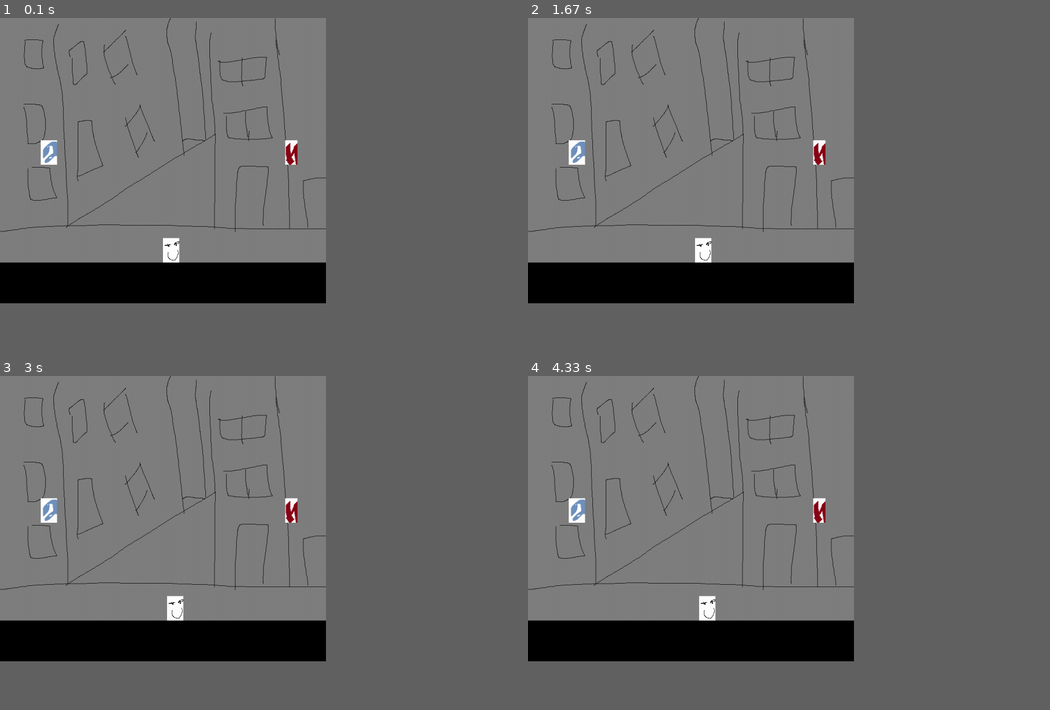
Above: before the commit, frames 1-4 (two rows, left to right).
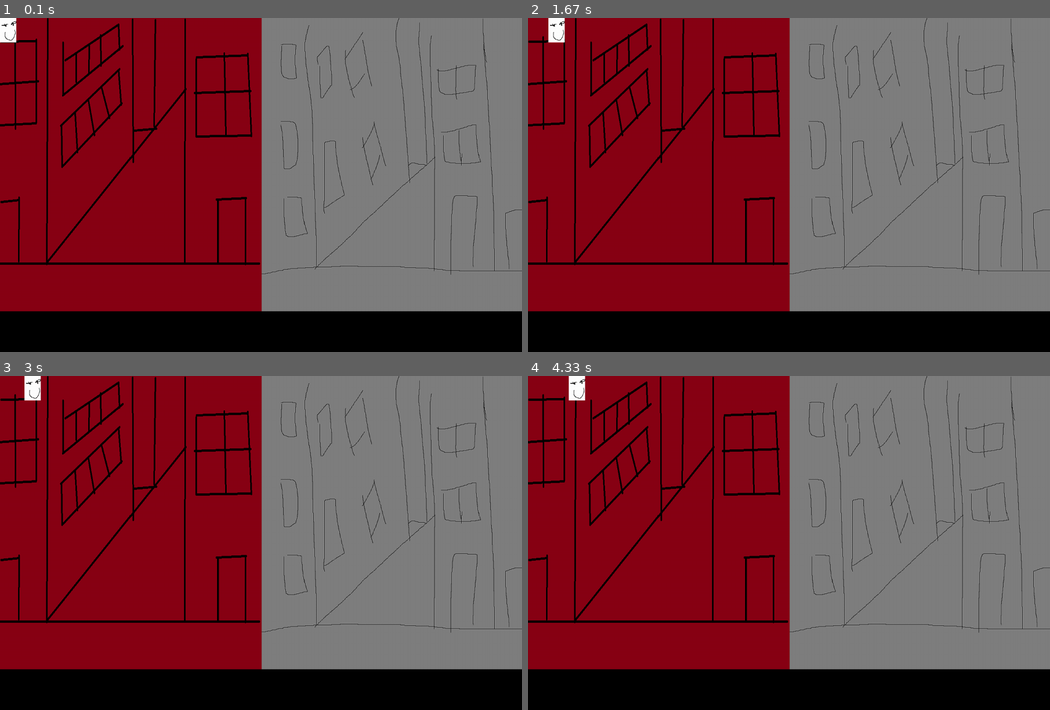
Above: after the commit, the same moments.

Repository: kbrakke/Rachels_Game
Game: pygame game, started from Game.py
The game is run twice, just before and just after one commit, with the same random seed, the same clock (stepped at 60 frames per second) and the same inputs.
Inputs:
- Up to frame 1 (0.1 s): no input
- Up to frame 2 (1.67 s): hold Right 0.33-0.8 s; hold Right 0.83-1.3 s; hold Left from 1.33 s (still down)
- Up to frame 3 (3 s): release Left at 1.87 s; hold Left 1.9-2.3 s; hold Right 2.33-2.97 s
- Up to frame 4 (4.33 s): hold Left 3-3.47 s; hold Right 3.5-3.97 s; hold Right from 4 s (still down)
In our replay, the window is 562x492 before the commit and 900x576 after it. These sizes can differ from the game's own. Grey fills any space a smaller window leaves; there, only what the larger window draws over its background counts as a difference.

The runs differ from the first frame. In frame 1, 59% of the frame differs, in the area x 0-100%, y 0-100%; in frame 2, 59%; in frame 3, 59%; in frame 4, 59%.

Commit message:
Major game updates
Lots of good stuff

Diff:
--- a/Game.py
+++ b/Game.py
@@ -1,50 +1,27 @@
 import pygame, sys
+
+WIN_WIDTH = 1280
+WIN_HEIGHT = 720
+HALF_WIDTH = int(WIN_WIDTH / 2)
+HALF_HEIGHT = int(WIN_HEIGHT / 2)
 
 class PythonGame:
     def __init__(self):
         #Dictionary of potential background images
-        self.backgrounds = {}
-        self.scenes = {}
-        self.interactive = {}
-        #TODO: self.npcs{}
+        self.screen = pygame.display.set_mode((WIN_WIDTH, WIN_HEIGHT+100))
+        self.player = Player(pygame.image.load('persontest.png').convert())
+        self.scene = Scene(pygame.image.load('testbglong1.png'), None, None)
 
-        pygame.init()
-        self.screen = pygame.display.set_mode((800, 700))
-        self.player = Item(pygame.image.load('persontest.png').convert(), 40, 60, 400, 540)
-        #Give the player his list of images
-        #self.player['default'] = pygame.image.load('persontest.png').convert()
-        #Initialize the background list
-        #self.backgrounds["grey_street"] = pygame.image.load('teststreet1.png').convert()
-        #self.backgrounds["red_street"] = pygame.image.load('teststreet2.png').convert()
-        #self.screen.blit(self.backgrounds["grey_street"], (0, 0))
-        self.scenes["scene1"] = Scene(pygame.image.load('teststreet1.png').convert(),
-                                      [Item(pygame.image.load('testitem1.png').convert(),
-                                            30,
-                                            60,
-                                            700,
-                                            300),
-                                       Item(pygame.image.load('testitem2.png').convert(),
-                                            40,
-                                            60,
-                                            100,
-                                            300)],
-                                      800,
-                                      600)
-        self.currentScene = "scene1"
-        self.scenes[self.currentScene].draw(self.screen)
-
-    def _update(self, movement):
-        #player_rect = pygame.Rect(self.player_pos, self.player_height, 40, 60)
-        #self.screen.blit(self.backgrounds["grey_street"], player_rect, player_rect)
-        #self.screen.blit(self.player['default'], player_rect.move(movement, 0))
-        #self.player_pos += movement
-        self.player.move(movement, 0, self.screen, self.scenes[self.currentScene].background)
+    def update(self, movement):
+        self.player.move(movement, 0)
+        self.scene.draw(self.screen)
+        self.player.draw(self.screen)
         pygame.display.update()
         pygame.time.delay(100)
 
-    def _run(self):
+    def run(self):
+        movement = 0
         while 1:
-            movement = 0
             for event in pygame.event.get():
                 if event.type == pygame.KEYDOWN:
                     if event.key == pygame.K_ESCAPE:
@@ -54,35 +31,35 @@
                         movement = -10
                     if event.key == pygame.K_RIGHT:
                         movement = 10
-                #if event.type == pygame.KEYUP:
-                #    movement = 0
-                #else:
-                #    movement = 0
-                self._update(movement)
-            #print('EVENT: '+str(event))
+                if event.type == pygame.KEYUP:
+                    movement = 0
+            self.update(movement)
 
 
 
-class Scene:
-    def __init__(self, background, items, width, height):
+class Scene(object):
+    def __init__(self, background, items, npcs):
         self.background = background
         self.items = items
-        self.width = width
-        self.height = height
+        self.npcs = npcs
+        self.rect = (0,0, 1280, 720)
     def draw(self, screen):
-        screen.blit(self.background, (0,0))
-        for item in self.items:
-            print("draw item")
-            item.draw(screen)
+        screen.blit(self.background, self.rect)
+##        for item in self.items:
+##            item.draw(screen)
+##        for npc in self.npcs:
+##            pass
 
-class Item:
-    def __init__(self, image, width, height, x, y):
+class Item(pygame.sprite.Sprite):
+    def __init__(self, image, width, height, x, y, name):
+        pygame.sprite.Sprite.__init__(self)
         self.image = image
         self.width = width
         self.height =  height
         self.x = x
         self.y = y
         self.rect = pygame.Rect(self.x, self.y, self.width, self.height)
+        self.name = name
     def draw(self, screen):
         screen.blit(self.image, self.rect)
     def move(self, x_adj, y_adj, screen, background):
@@ -92,5 +69,22 @@
         self.rect = pygame.Rect(self.x, self.y, self.width, self.height)
         self.draw(screen)
 
+class Player(pygame.sprite.Sprite):
+    def __init__(self, image):
+        pygame.sprite.Sprite.__init__(self)
+        self.image = image
+        self.rect = self.image.get_rect()
+        self.inventory = {}
+    def draw(self, screen):
+        screen.blit(self.image, self.rect)
+    def move(self, x_adj, y_adj):
+        x = min(self.rect.x + x_adj, WIN_WIDTH - self.rect.width)
+        x = max(0, x)
+        self.rect.x = x
+        self.rect.y = self.rect.y + y_adj
+    def pickupItem(item):
+        self.inventory[item.name] = item
+
+
 game = PythonGame()
-game._run()
+game.run()
--- a/pygameImageTest.py
+++ /dev/null
@@ -1,7 +0,0 @@
-import sys, pygame
-pygame.init()
-
-background = [1,1,2,2,2,1]
-screen = [0]*6
-screen[3] = 8
-playerpos = 3
--- a/screenTest.py
+++ /dev/null
@@ -1,13 +0,0 @@
-import pygame, sys
-pygame.init()
-screen = pygame.display.set_mode((800, 600))
-street1_img = pygame.image.load('teststreet1.png').convert()
-street2_img = pygame.image.load('teststreet2.png').convert()
-street3_img = pygame.image.load('teststreet3.png').convert()
-player_img = pygame.image.load('persontest.png').convert()
-print("loaded images")
-
-while True:
-    screen.blit(street1_img, (0, 0))
-    pygame.display.update()
-    pygame.time.delay(100)
--- a/testpygame.py
+++ /dev/null
@@ -1,25 +0,0 @@
-import sys, pygame
-pygame.init()
-
-size = width, height = 320, 240
-speed = [2, 2]
-black = 0, 0, 0
-
-screen = pygame.display.set_mode(size)
-
-ball = pygame.image.load("ball.bmp")
-ballrect = ball.get_rect()
-
-while 1:
-    for event in pygame.event.get():
-        if event.type == pygame.QUIT: sys.exit()
-
-        ballrect = ballrect.move(speed)
-        if ballrect.left < 0 or ballrect.right > width:
-            speed[0] = -speed[0]
-        if ballrect.top < 0 or ballrect.bottom > height:
-            speed[1] = -speed[1]
-
-        screen.fill(black)
-        screen.blit(ball, ballrect)
-        pygame.display.flip()
Binary file added: testbglong1.png
Binary file added: testhud1.png
